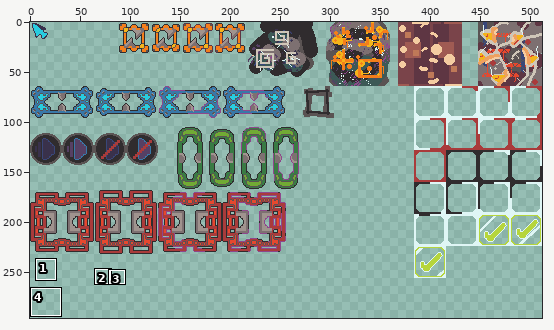
Two versions of one pixel-art file, design/sprite.ase. The first picture is a wide view before the edit; the outline marks the close-up.
Close-up. Before:
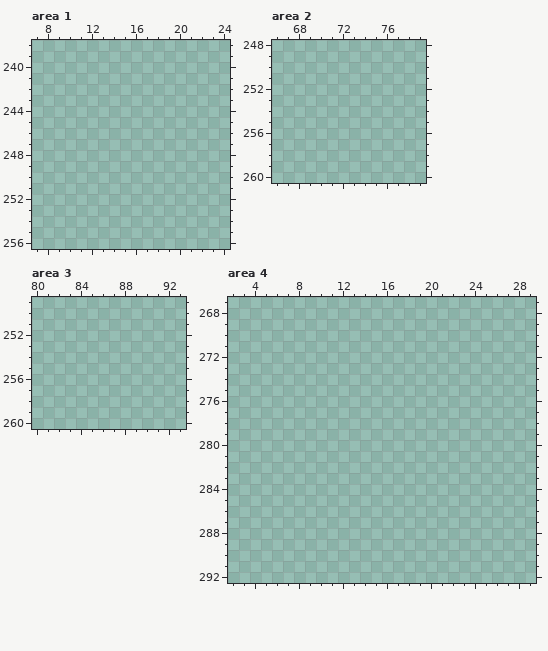
512x512 pixels, 1 frame. Shown: area 1: x 7..24, y 238..256; area 2: x 66..79, y 248..260; area 3: x 80..93, y 249..260; area 4: x 2..29, y 267..292. The wide view leaves out empty margins. The commit also changed other parts of the picture, which this record leaves out.
After:
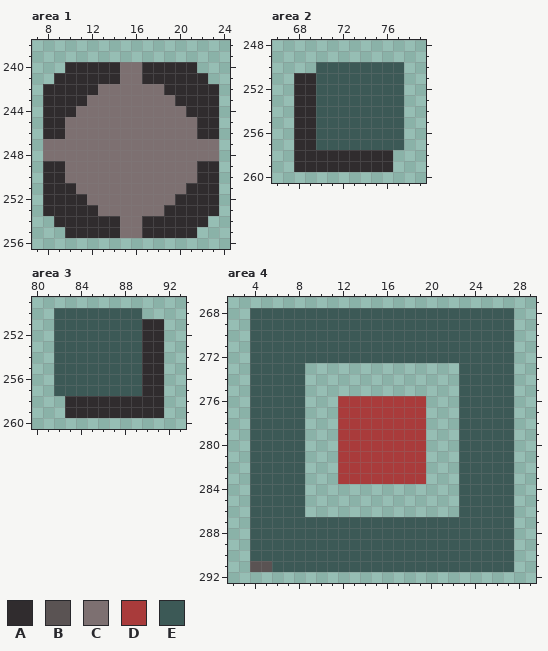
Palette (. is transparent): A #302c2e  B #5a5353  C #7d7071  D #a93b3b  E #3c5956
The exact change:
Area 1, layer "Layer 1":
The edit adds colour A in row 240 at x 10 to 14 and 17 to 21; in row 241 at x 9 to 14 and 17 to 22; in row 242 at x 8 to 12 and 19 to 23; in row 243 at x 8 to 11 and 20 to 23; in row 244 at x 8 to 10 and 21 to 23; in rows 245 to 246 at x 8 to 9 and 22 to 23.
The edit adds colour A in rows 249 to 250 at x 8 to 9 and 22 to 23; in row 251 at x 8 to 10 and 21 to 23; in row 252 at x 8 to 11 and 20 to 23; in row 253 at x 8 to 12 and 19 to 23; in row 254 at x 9 to 14 and 17 to 22; in row 255 at x 10 to 14 and 17 to 21.
The edit adds colour C in rows 240 to 241 at x 15 to 16; in row 242 at x 13 to 18; in row 243 at x 12 to 19; in row 244 at x 11 to 20; in rows 245 to 246 at x 10 to 21; in rows 247 to 248 at x 8 to 23.
The edit adds colour C in rows 249 to 250 at x 10 to 21; in row 251 at x 11 to 20; in row 252 at x 12 to 19; in row 253 at x 13 to 18; in rows 254 to 255 at x 15 to 16.
Area 2, layer "Layer 1":
The edit adds colour A in rows 251 to 257 at x 68 to 69; in rows 258 to 259 at x 68 to 76.
The edit adds colour E in rows 250 to 257 at x 70 to 77.
Area 3, layer "Layer 1":
The edit adds colour A in rows 251 to 257 at x 90 to 91; in rows 258 to 259 at x 83 to 91.
The edit adds colour E in rows 250 to 257 at x 82 to 89.
Area 4, layer "Layer 1":
The edit adds colour B in row 291 at x 4 to 5.
The edit adds colour D in rows 276 to 283 at x 12 to 19.
The edit adds colour E in rows 268 to 272 at x 4 to 27; in rows 273 to 286 at x 4 to 8 and 23 to 27; in rows 287 to 290 at x 4 to 27; in row 291 at x 6 to 27.
Pixel boxes of the changes (left, top, right, bottom) in both close-ups:
added: (43, 62, 219, 238)
added: (294, 62, 404, 172)
added: (54, 308, 164, 418)
added: (250, 308, 514, 572)
